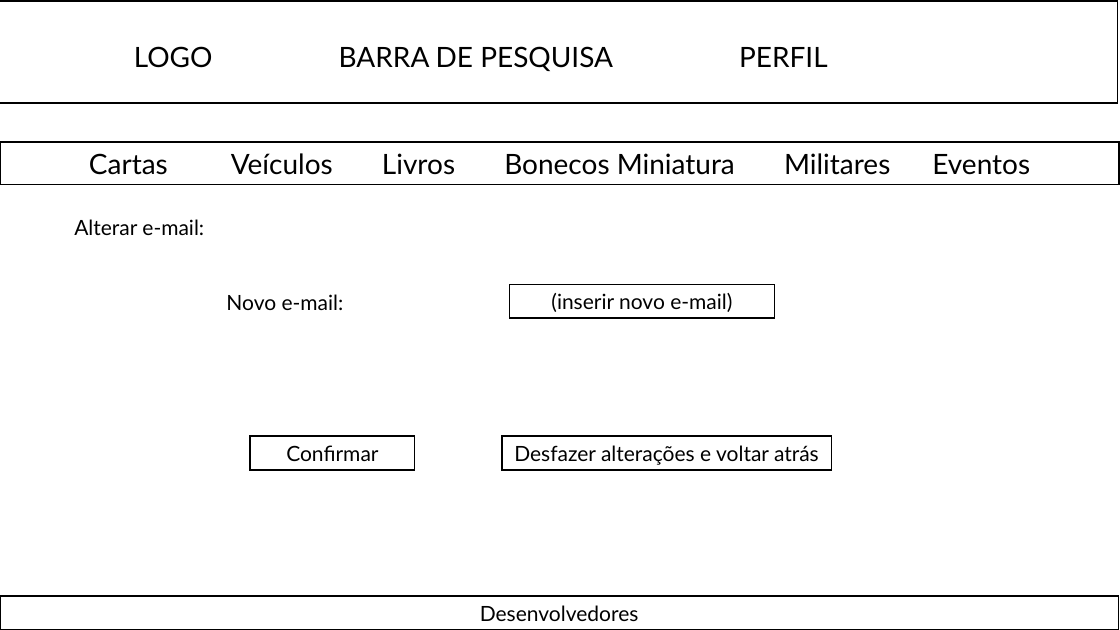
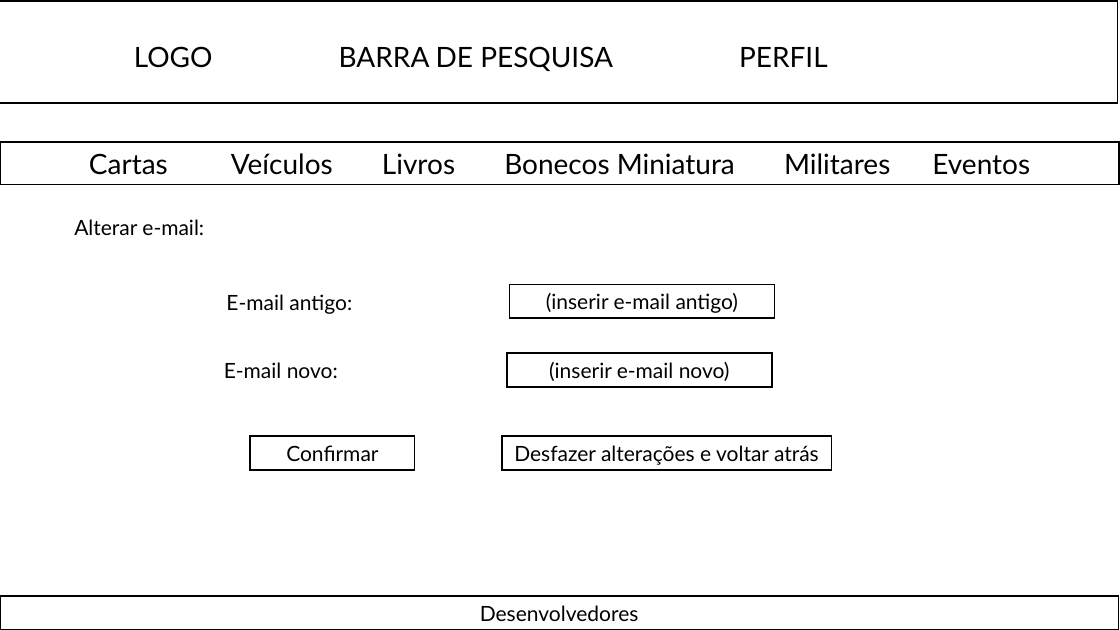
Before and after one commit to diogo-tavares/EIS_2526-G2_MEEC, a slide deck: slide 7 of SIE_mockups.pptx (slide 6 before the commit). Drawn at 1120x630 pixels with LibreOffice and Linux fonts; fonts in the diff are those of the drawing. Boxes give left, top, right and bottom in pixels: in the first picture for what was removed or moved away, otherwise in the second. Text is boxed around its words. In the diff, an @@ line names an element or a change of style, - is before the commit and + after.

```diff
--- a/SIE_mockups.pptx
+++ b/SIE_mockups.pptx
@@ text at (226, 294, 352, 314): text changed @@
-Novo e-mail:
+E-mail antigo:
@@ text in rectangle at (546, 293, 739, 313): text changed @@
-(inserir novo e-mail)
+(inserir e-mail antigo)
@@ rectangle added at (507, 353, 772, 386), fill #FFFFFF, outline #000000 1.5 pt, 18 pt, text #000000 @@
+(inserir e-mail novo)
@@ text added at (224, 362, 338, 378), 18 pt, text #000000 @@
+E-mail novo:
```
Also in this commit, not shown: 13 other files.
